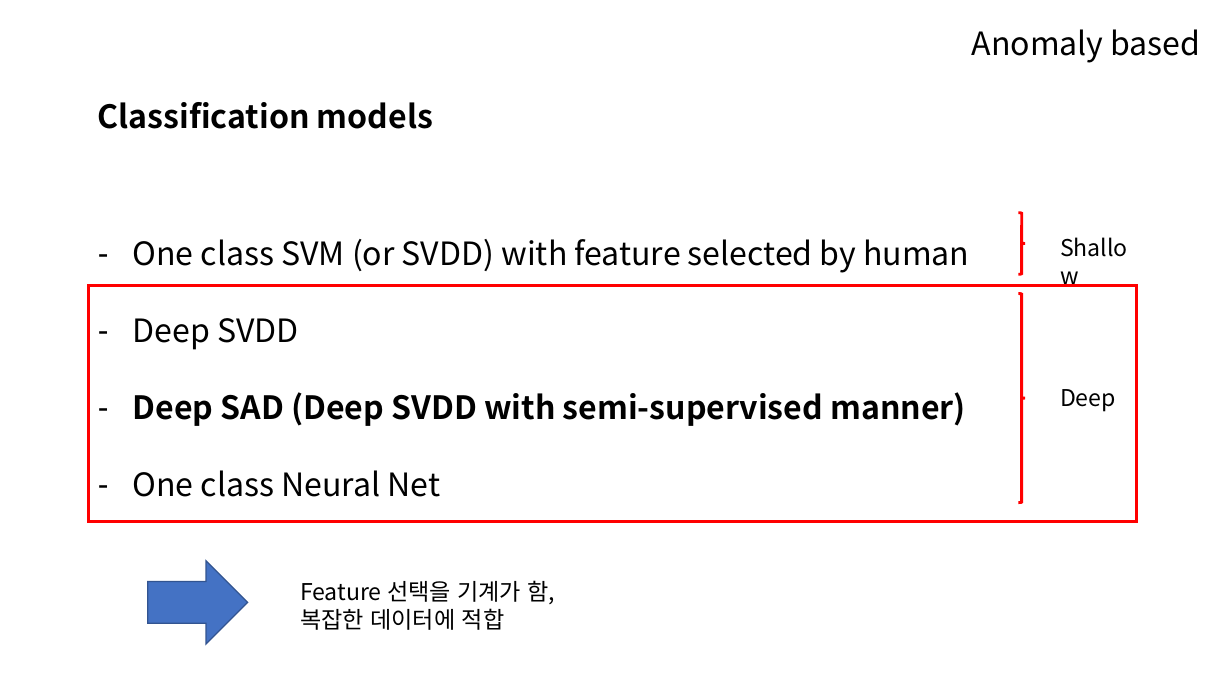
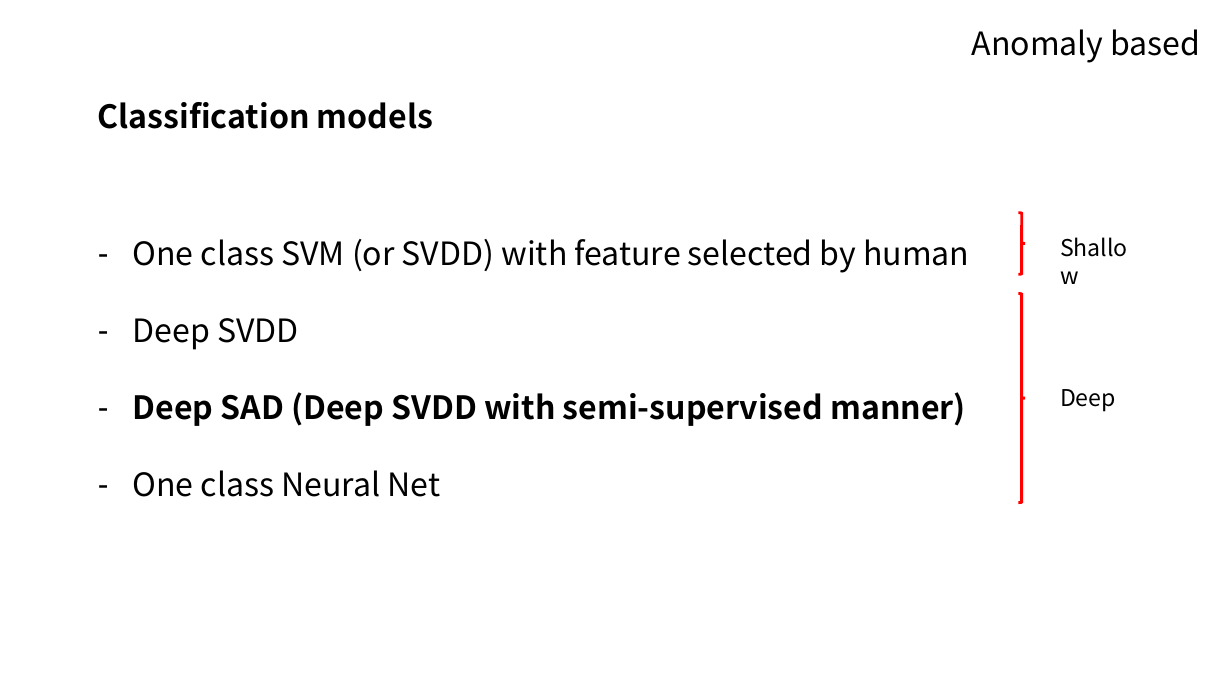
Before and after one commit to 100jy/anomaly-research, a slide deck: slide 19 of fraud_detection.pptx. Drawn at 1232x693 pixels with LibreOffice and Linux fonts; fonts in the diff are those of the drawing. Boxes give left, top, right and bottom in pixels: in the first picture for what was removed or moved away, otherwise in the second. Text is boxed around its words. In the diff, an @@ line names an element or a change of style, - is before the commit and + after.

```diff
--- a/fraud_detection.pptx
+++ b/fraud_detection.pptx
@@ rectangle removed at box(89, 286, 1137, 522) @@
@@ right arrow removed at box(148, 561, 248, 644) @@
@@ text removed at box(300, 580, 555, 630) @@
-Feature 선택을 기계가 함, 복잡한 데이터에 적합
```
Also in this commit, not shown: 13 other slides changed.
